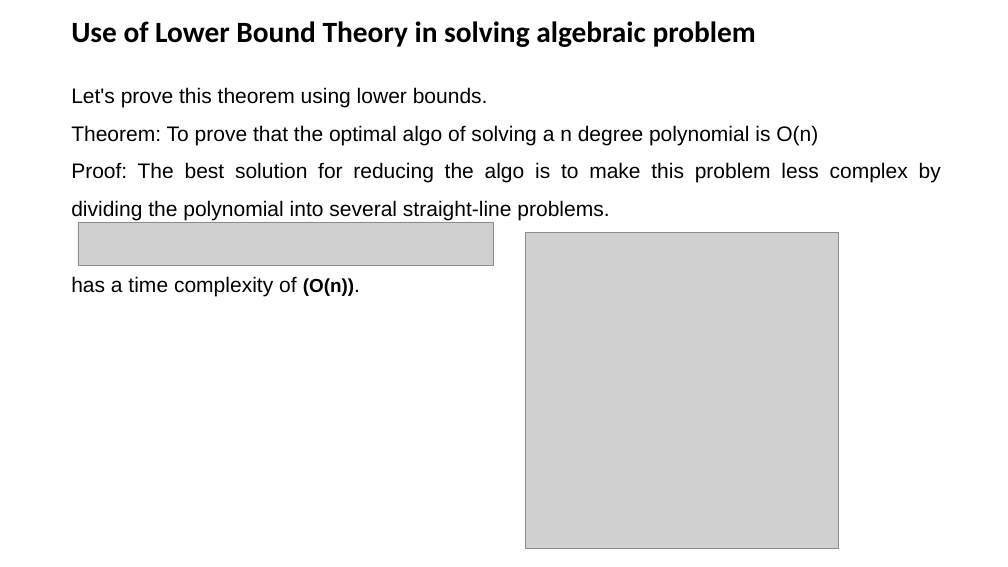
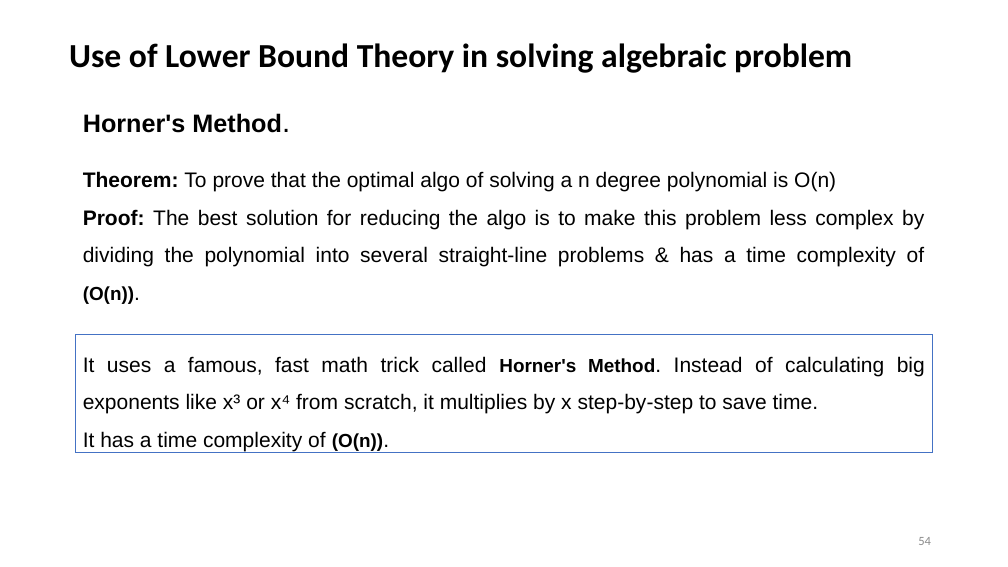
Before and after one commit to dayanandyadav205/CS-402-ADA, a slide deck: slide 54 of PPT_Notes/Unit-4_Backtracking_Branch_and_Bound/Unit-4_Backtracking_Branch_and_Bound.pptx (slide 53 before the commit). Drawn at 1008x567 pixels with LibreOffice and Linux fonts; fonts in the diff are those of the drawing; grey boxes stand for pictures. Boxes give left, top, right and bottom in pixels: in the first picture for what was removed or moved away, otherwise in the second. Text is boxed around its words. In the diff, an @@ line names an element or a change of style, - is before the commit and + after.

```diff
--- a/PPT_Notes/Unit-4_Backtracking_Branch_and_Bound/Unit-4_Backtracking_Branch_and_Bound.pptx
+++ b/PPT_Notes/Unit-4_Backtracking_Branch_and_Bound/Unit-4_Backtracking_Branch_and_Bound.pptx
@@ text "Use of Lower Bound Theory ...": place and size @@
-text "Use of Lower Bound Theory ..." at bbox=[71, 21, 756, 47]
+text "Use of Lower Bound Theory ..." at bbox=[69, 43, 852, 73]
@@ text "Use of Lower Bound Theory ..." at bbox=[69, 43, 852, 73]: size 28 to 32 pt @@
@@ text at bbox=[71, 87, 488, 107]: paragraph removed @@
-Let's prove this theorem using lower bounds.
@@ text added at bbox=[83, 113, 282, 133], 24 pt, text #000000, bold @@
+Horner's Method.
@@ text "Theorem: To prove that the ...": place and size @@
-text "Theorem: To prove that the ..." at bbox=[71, 87, 941, 296]
+text "Theorem: To prove that the ..." at bbox=[83, 171, 925, 304]
@@ text at bbox=[83, 171, 836, 191]: bold on in "Theorem:" @@
@@ text at bbox=[83, 209, 925, 304]: text changed @@
-Proof: The best solution for reducing the algo is to make this problem less complex by dividing the polynomial into several straight-line problems.
-has a time complexity of (O(n)).
+Proof: The best solution for reducing the algo is to make this problem less complex by dividing the polynomial into several straight-line problems & has a time complexity of (O(n)).
@@ picture removed at bbox=[78, 222, 494, 266] @@
@@ picture removed at bbox=[526, 233, 838, 548] @@
@@ rectangle added at bbox=[76, 335, 933, 452], outline #4472C4 0.75 pt, 20 pt, text #000000 @@
+It uses a famous, fast math trick called Horner's Method. Instead of calculating big exponents like x³ or x⁴ from scratch, it multiplies by x step-by-step to save time.
+It has a time complexity of (O(n)).
@@ page number added at bbox=[918, 537, 931, 545], 12 pt, text #8C8C8C @@
+54
```
Also in this commit, not shown: 51 other slides changed, 10 slides added, 2 slides removed, 13 other files.
